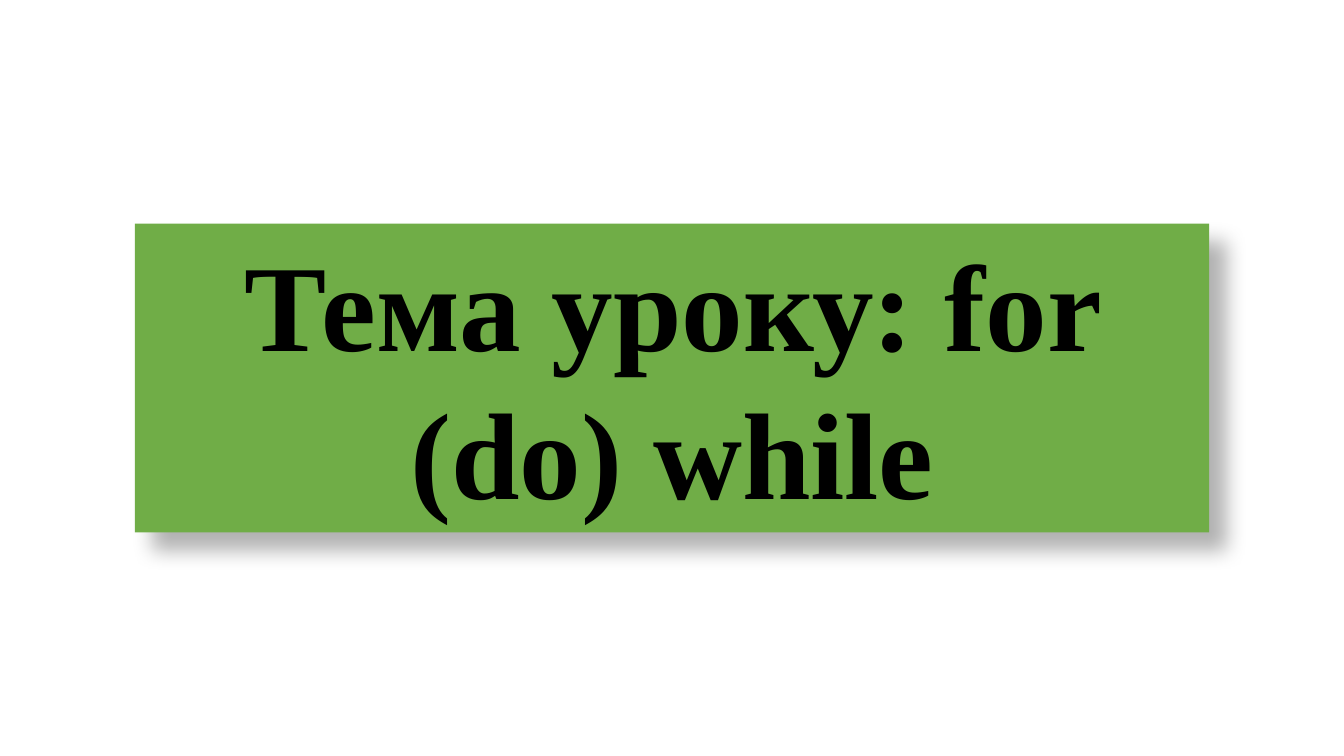
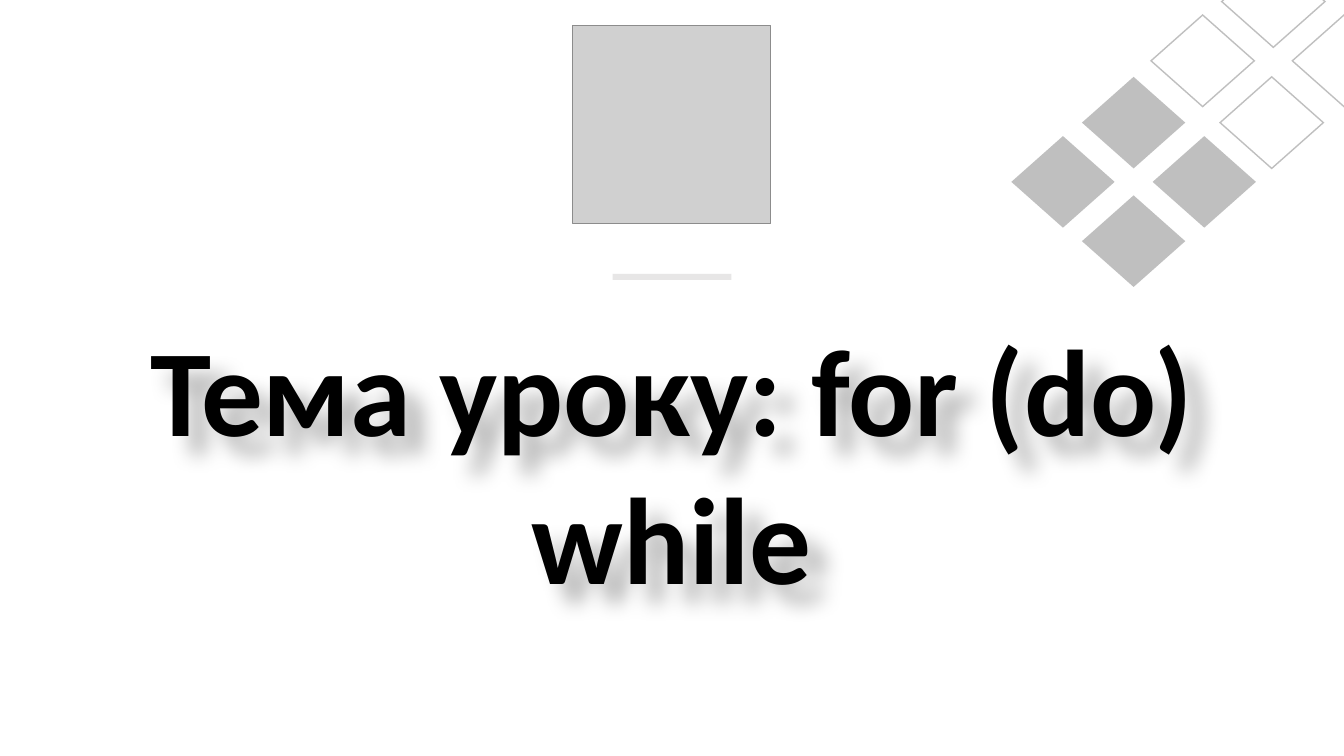
Before and after one commit to arg3ntuum/JavaCourse, a slide deck: slide 1 of Java Урок 4 for while.pptx. Drawn at 1344x756 pixels with LibreOffice and Linux fonts; fonts in the diff are those of the drawing; grey boxes stand for pictures. Boxes give left, top, right and bottom in pixels: in the first picture for what was removed or moved away, otherwise in the second. Text is boxed around its words. In the diff, an @@ line names an element or a change of style, - is before the commit and + after.

```diff
--- a/Java Урок 4 for while.pptx
+++ b/Java Урок 4 for while.pptx
@@ picture added at bbox=[573, 25, 771, 224] @@
@@ diamond added at bbox=[1151, 15, 1254, 107], outline #BFBFBF 1 pt @@
@@ diamond added at bbox=[1222, 0, 1325, 47], outline #BFBFBF 1 pt @@
@@ diamond added at bbox=[1293, 15, 1344, 107], outline #BFBFBF 1 pt @@
@@ diamond added at bbox=[1082, 77, 1185, 168], fill #BFBFBF @@
@@ diamond added at bbox=[1220, 77, 1323, 168], outline #BFBFBF 1 pt @@
@@ diamond added at bbox=[1011, 136, 1114, 228], fill #BFBFBF @@
@@ diamond added at bbox=[1153, 136, 1256, 228], fill #BFBFBF @@
@@ diamond added at bbox=[1082, 196, 1185, 287], fill #BFBFBF @@
@@ rectangle added at bbox=[613, 274, 732, 280], fill #E7E6E6 @@
@@ text "Тема уроку: for (do) while": place and size @@
-text "Тема уроку: for (do) while" at bbox=[135, 224, 1210, 532]
+text "Тема уроку: for (do) while" at bbox=[151, 345, 1193, 585]
@@ text "Тема уроку: for (do) while" at bbox=[151, 345, 1193, 585]: font Times New Roman to Calibri; fill #70AD47 to none; shadow off @@
```
Also in this commit, not shown: 16 other slides changed, 1 slide removed.
